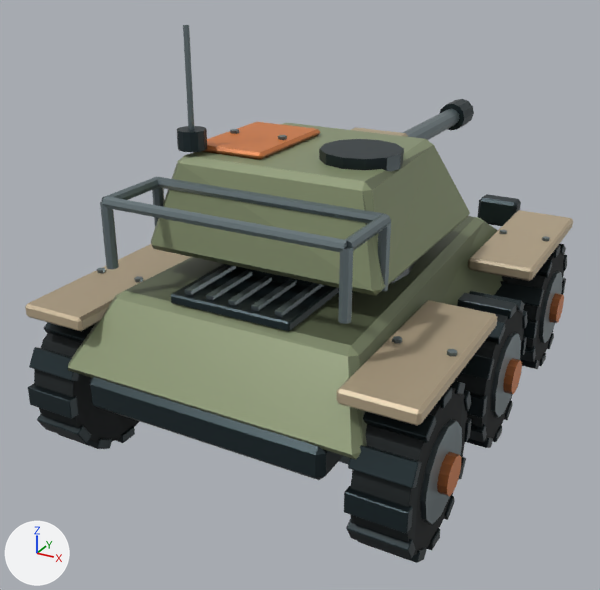
An edit to the glTF model assets/models/frontier/v1/Outrider.glb, drawn before and after from the same camera.
Before and after are seen from a 50 mm lens placed at (2.4, -4.87, 3.18), pointed at (-0.27, -0.01, 0.75). The lights are fixed; the arrows at lower left show +X, +Y and +Z. The older version comes first. Where no turn or scale is listed for an object, it has been applied to the vertices.

Names of what the first picture shows: 'export_Outrider_Axle', 'export_Outrider_Mantlet', 'export_Outrider_SalvagedTurret', 'export_Outrider_Tire', 'export_Outrider_Tire.001', 'export_Outrider_Tire.003', 'export_Outrider_Tire.005' and 1 more.
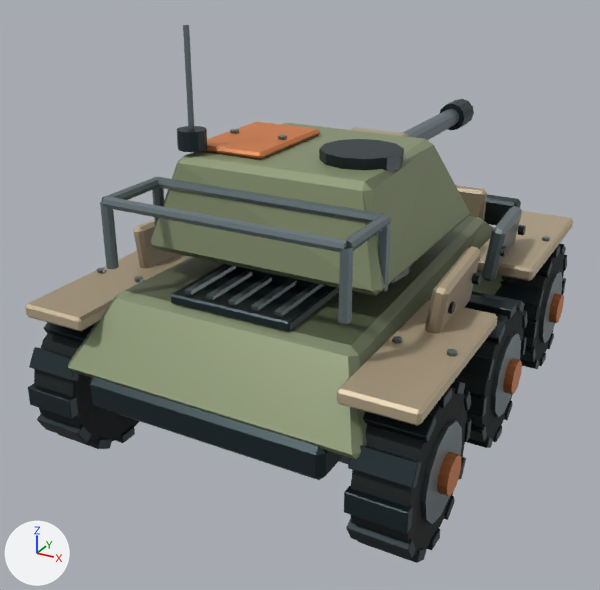
Pixel boxes [x1, y1, x2, y2] of what changed, in the pictures (600 x 590 px):
```json
{"object": "export_Outrider_SalvagePlate1", "change": "added", "after": [133, 220, 481, 334], "faces in mat_frontier_secondary": [133, 220, 481, 334], "faces in mat_frontier_graphite": [448, 273, 481, 314]}
{"object": "export_Outrider_SalvagePlate2", "change": "added", "after": [456, 185, 526, 281], "faces in mat_frontier_titanium": [482, 206, 522, 281], "faces in mat_frontier_secondary": [456, 185, 487, 220], "faces in mat_frontier_graphite": [499, 225, 526, 257]}
```

Edits to the scene script, one JSON object a line:
```json
{"op": "add", "block": "me_cube_658", "code": ["me_cube_658 = bpy.data.meshes.new('Cube.658')", "me_cube_658.from_pydata(...)  # 120 vertices, 212 faces; spans x -0.09..2.11, y -0.29..0.97, z -0.2..0.19", "# faces by material slot: [88, 80, 44]", "me_cube_658.materials.append(mat_frontier_titanium)", "me_cube_658.materials.append(mat_frontier_graphite)", "me_cube_658.materials.append(mat_frontier_secondary)"]}
{"op": "add", "block": "me_cube_656", "code": ["me_cube_656 = bpy.data.meshes.new('Cube.656')", "me_cube_656.from_pydata(...)  # 96 vertices, 168 faces; spans x -0.09..2.11, y -0.38..0.38, z -0.19..0.19", "# faces by material slot: [88, 80]", "me_cube_656.materials.append(mat_frontier_secondary)", "me_cube_656.materials.append(mat_frontier_graphite)"]}
{"op": "add", "block": "ob_export_outrider_salvageplate2", "code": ["ob_export_outrider_salvageplate2 = bpy.data.objects.new('export_Outrider_SalvagePlate2', me_cube_658)", "ob_export_outrider_salvageplate2.location = (-1.012, 0.58, 1.19)"]}
{"op": "add", "block": "ob_export_outrider_salvageplate1", "code": ["ob_export_outrider_salvageplate1 = bpy.data.objects.new('export_Outrider_SalvagePlate1', me_cube_656)", "ob_export_outrider_salvageplate1.location = (-1.012, -0.45, 1.19)"]}
```
